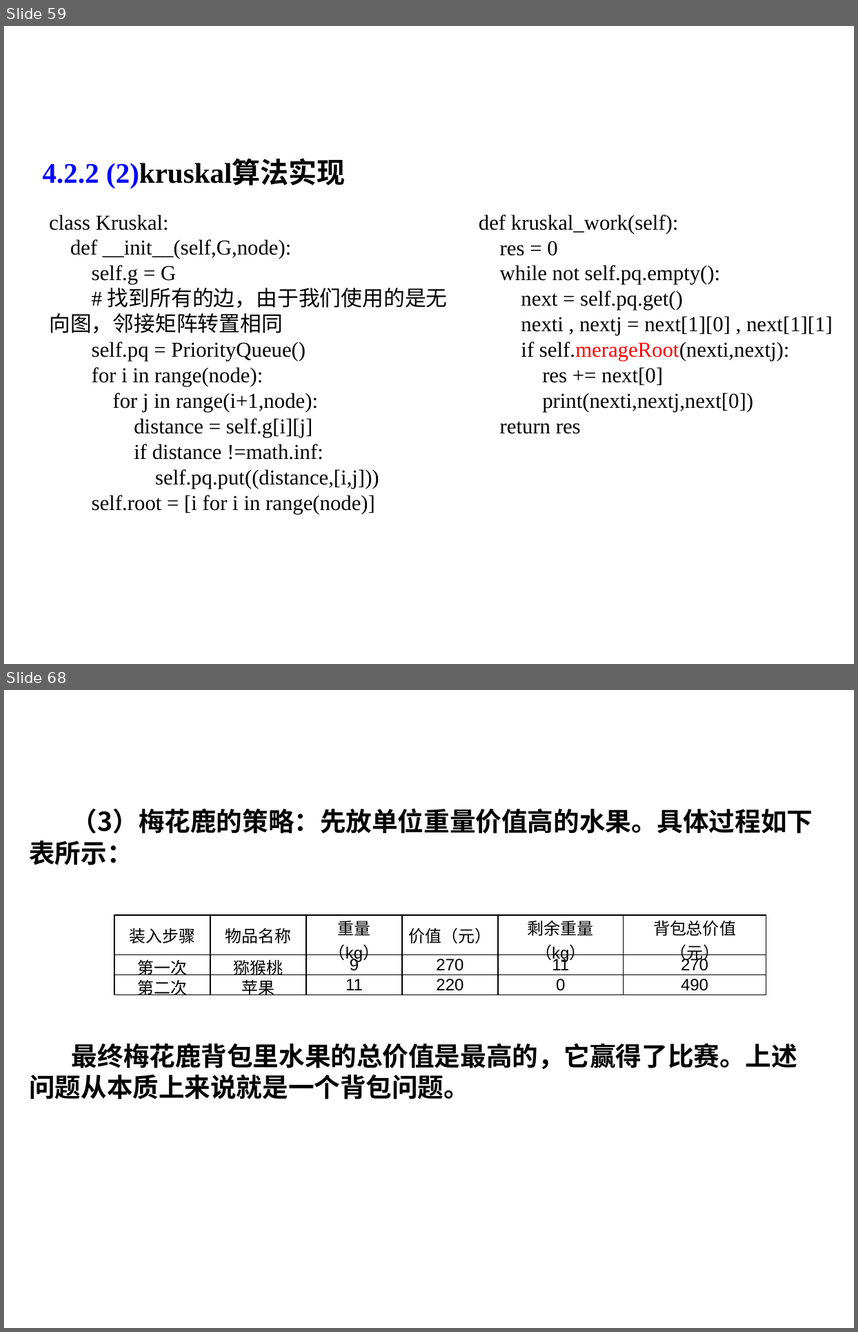
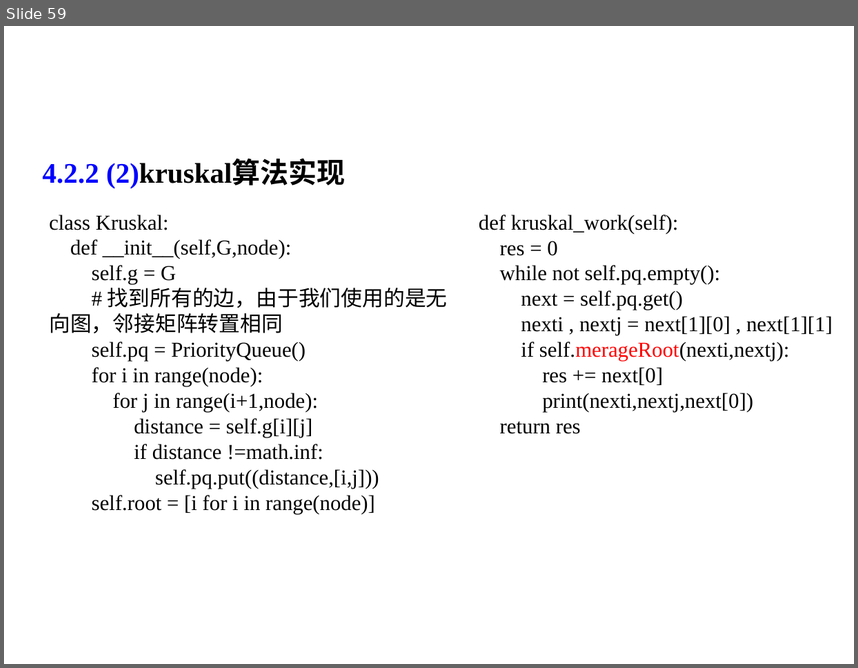
Before and after one commit to liutongling/DP, a slide deck: file/第4章 贪心法.pptx. Shown one above the other, each under a label of ours: slides 59 and 68 before the commit, slide 59 after it; the slides between them are not shown. The pictures are 858x1332 and 858x668 pixels, drawn with LibreOffice and Linux fonts; fonts in the diff are those of the drawing; background and template pictures are left out. Boxes give left, top, right and bottom in pixels: in the first picture for what was removed or moved away, otherwise in the second. Text is boxed around its words. In the diff, an @@ line names an element or a change of style, - is before the commit and + after.

```diff
--- a/file/第4章 贪心法.pptx
+++ b/file/第4章 贪心法.pptx
@@ slide 68 removed at <box>4,690,854,1328</box>, background #FFFFFF @@
@@ text removed at <box>29,808,813,865</box> @@
-（3）梅花鹿的策略：先放单位重量价值高的水果。具体过程如下表所示：
@@ table removed at <box>114,915,766,998</box>, 3 rows, 6 columns @@
-装入步骤 | 物品名称 | 重量（kg） | 价值（元） | 剩余重量（kg） | 背包总价值（元）
-第一次 | 猕猴桃 | 9 | 270 | 11 | 270
-第二次 | 苹果 | 11 | 220 | 0 | 490
@@ text removed at <box>29,1043,797,1099</box> @@
-最终梅花鹿背包里水果的总价值是最高的，它赢得了比赛。上述问题从本质上来说就是一个背包问题。
```
Also in this commit, not shown: 4 slides changed, 2 slides added, 11 other slides removed, 2 other files.
